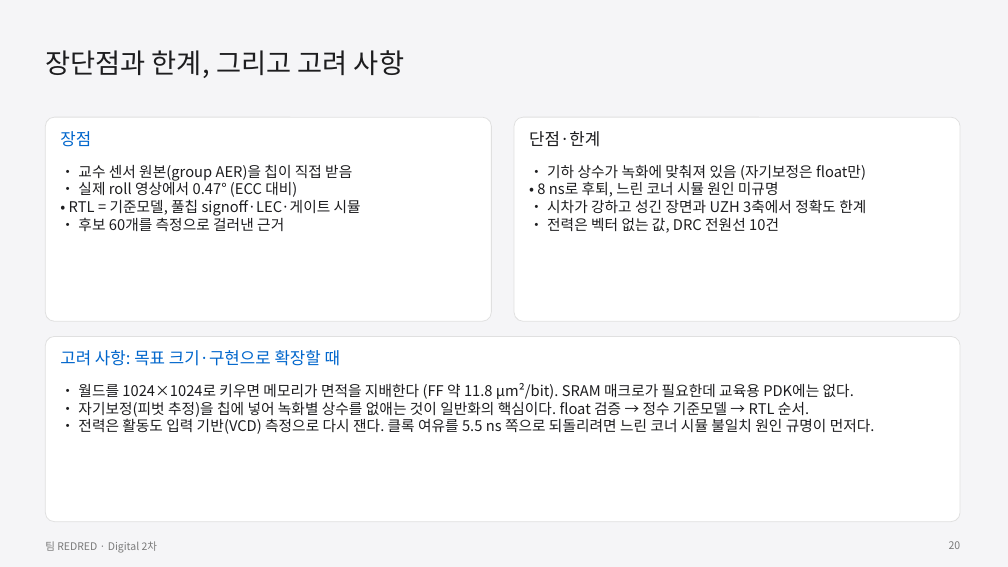
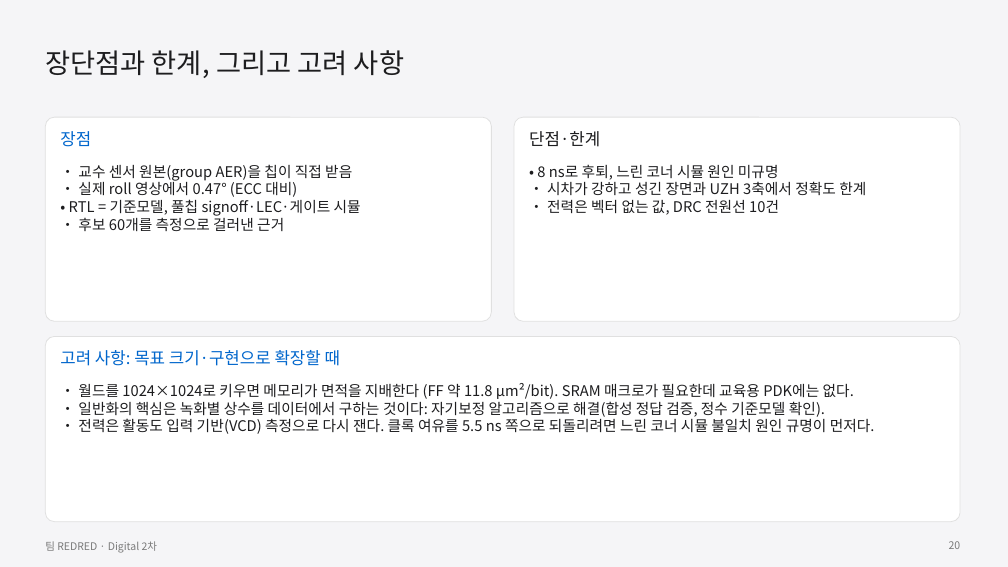
Before and after one commit to GangHeeJo/AI-SEMI, a slide deck: slide 20 of submission/REDRED_2차_발표자료_칩S.pptx. Drawn at 1008x567 pixels with LibreOffice and Linux fonts; fonts in the diff are those of the drawing. Boxes give left, top, right and bottom in pixels: in the first picture for what was removed or moved away, otherwise in the second. Text is boxed around its words. In the diff, an @@ line names an element or a change of style, - is before the commit and + after.

```diff
--- a/submission/REDRED_2차_발표자료_칩S.pptx
+++ b/submission/REDRED_2차_발표자료_칩S.pptx
@@ text at box(547, 165, 866, 180): paragraph removed @@
-• 기하 상수가 녹화에 맞춰져 있음 (자기보정은 float만)
@@ text at box(78, 401, 825, 417): text changed @@
-• 자기보정(피벗 추정)을 칩에 넣어 녹화별 상수를 없애는 것이 일반화의 핵심이다. float 검증 → 정수 기준모델 → RTL 순서.
+• 일반화의 핵심은 녹화별 상수를 데이터에서 구하는 것이다: 자기보정 알고리즘으로 해결(합성 정답 검증, 정수 기준모델 확인).
```
Also in this commit, not shown: 3 other slides changed, 3 other files.
